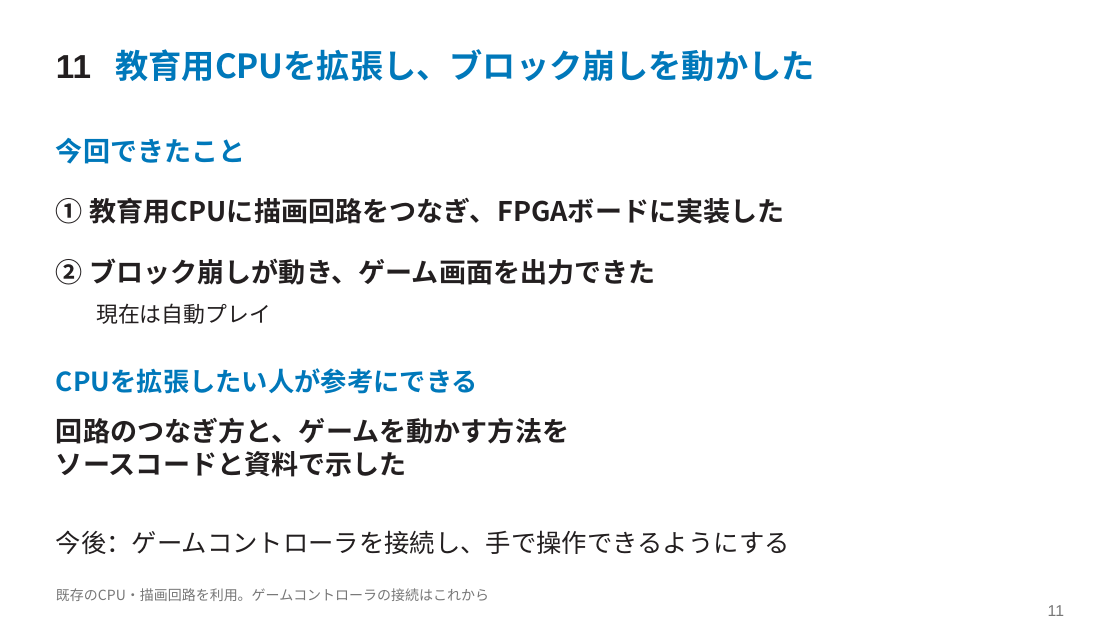
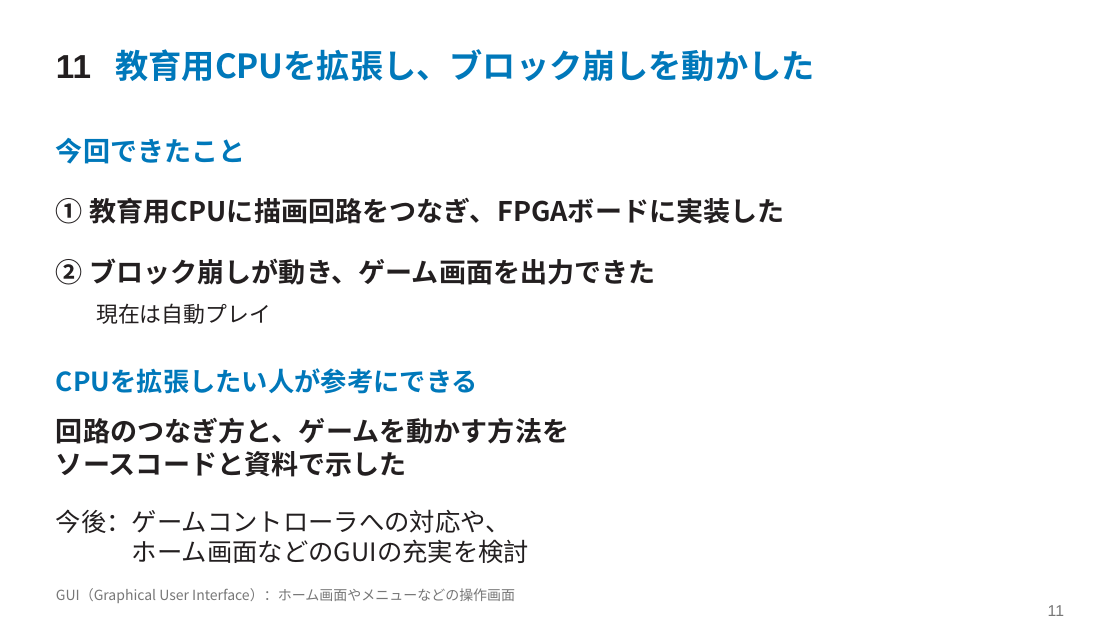
Before and after one commit to SoshiroFujimori/wally-game-console-research, a slide deck: slide 11 of docs/presentation/中間発表_主要事項.pptx. Drawn at 1120x630 pixels with LibreOffice and Linux fonts; fonts in the diff are those of the drawing. Boxes give left, top, right and bottom in pixels: in the first picture for what was removed or moved away, otherwise in the second. Text is boxed around its words. In the diff, an @@ line names an element or a change of style, - is before the commit and + after.

```diff
--- a/docs/presentation/中間発表_主要事項.pptx
+++ b/docs/presentation/中間発表_主要事項.pptx
@@ text at box(56, 509, 529, 563): text changed @@
-今後：ゲームコントローラを接続し、手で操作できるようにする
+今後：ゲームコントローラへの対応や、
+ホーム画面などのGUIの充実を検討
@@ text at box(56, 588, 515, 603): text changed @@
-既存のCPU・描画回路を利用。ゲームコントローラの接続はこれから
+GUI（Graphical User Interface）：ホーム画面やメニューなどの操作画面
```
Also in this commit, not shown: 2 other slides changed, 10 other files.
